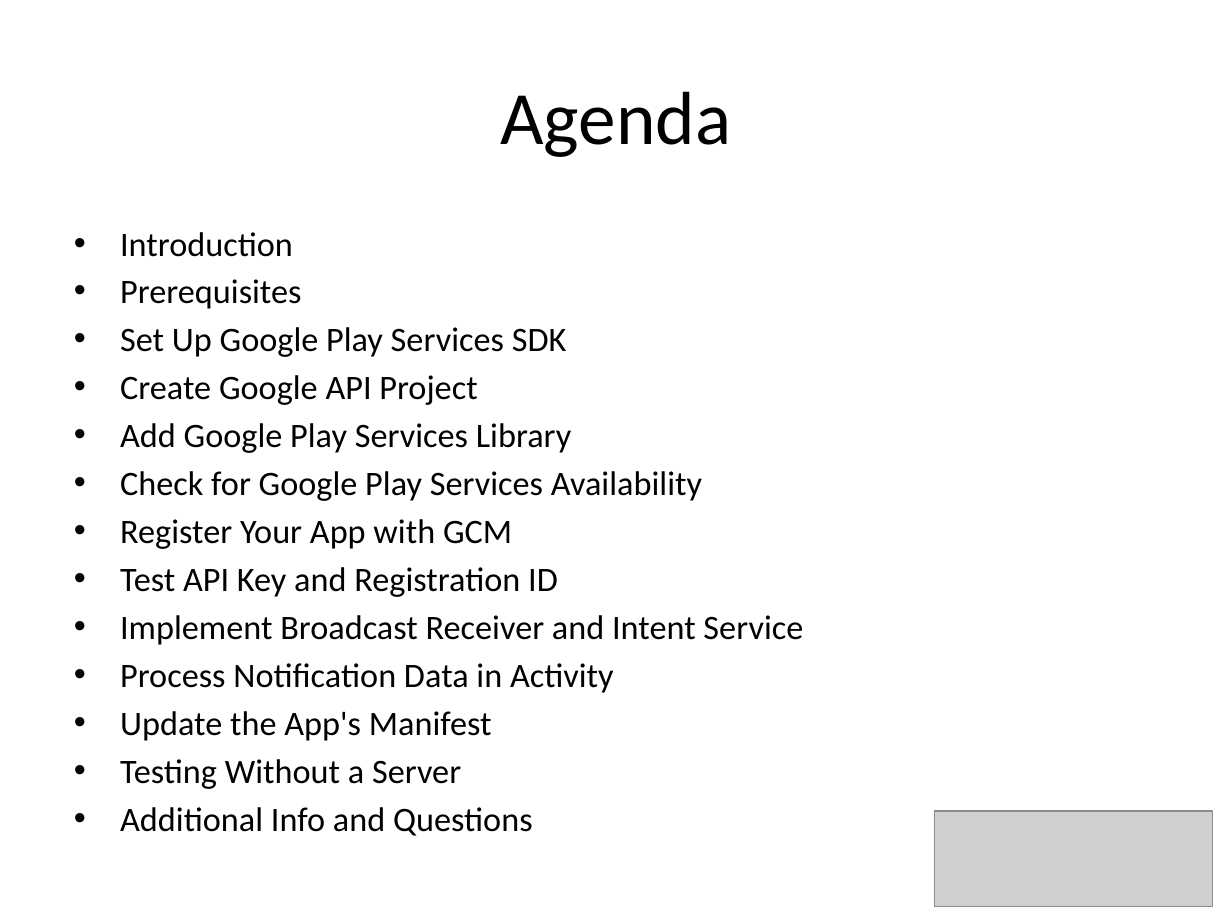
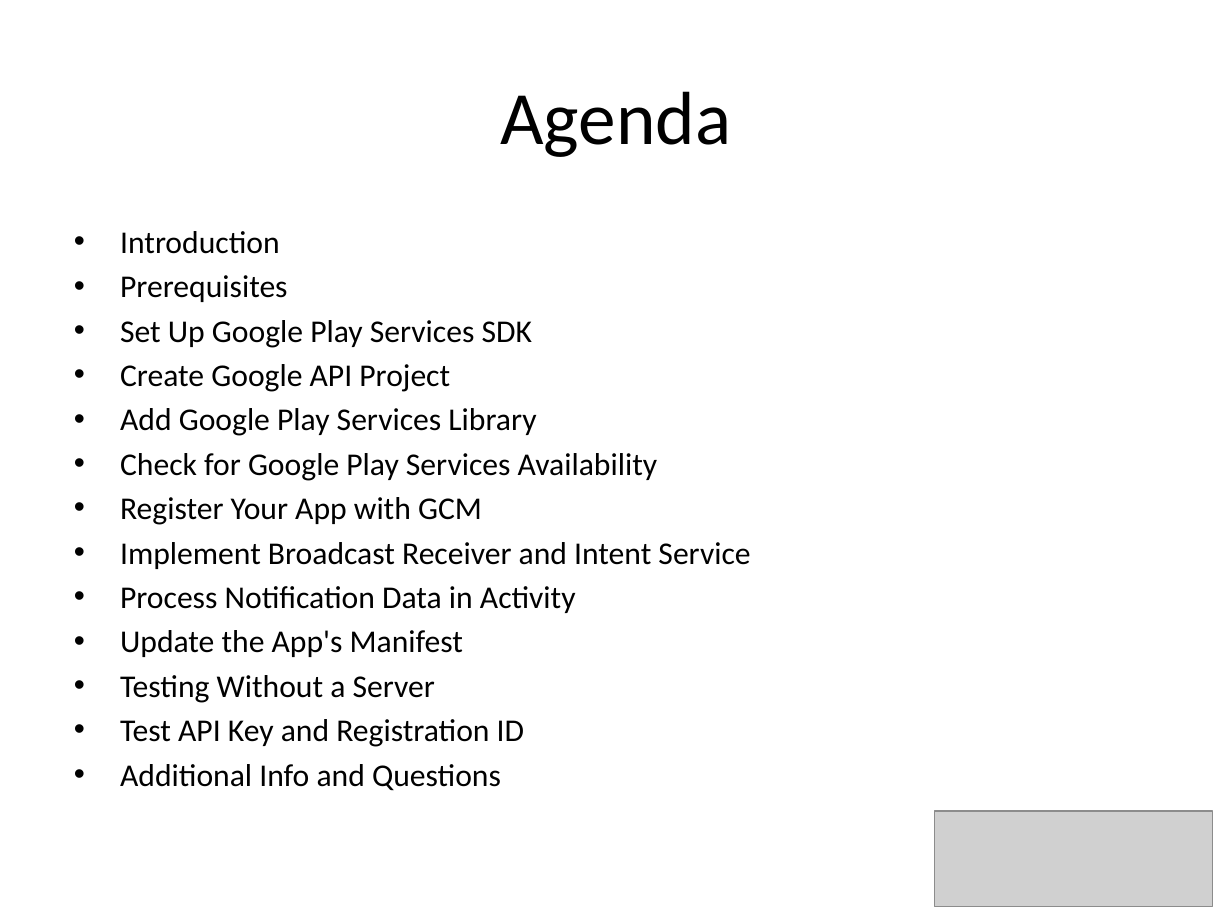
Before and after one commit to LeadingEDJE/MobilePushNotification, a slide deck: slide 2 of Implementing Push Notification in Android.pptx. Drawn at 1232x924 pixels with LibreOffice and Linux fonts; fonts in the diff are those of the drawing; grey boxes stand for pictures; background and template pictures are left out. Boxes give left, top, right and bottom in pixels: in the first picture for what was removed or moved away, otherwise in the second. Text is boxed around its words. In the diff, an @@ line names an element or a change of style, - is before the commit and + after.

Commit message:
Additional changes for Columbus Code Camp 2014

```diff
--- a/Implementing Push Notification in Android.pptx
+++ b/Implementing Push Notification in Android.pptx
@@ text at bbox=[120, 231, 750, 791]: size 20 to 18.5 pt @@
@@ text at bbox=[120, 567, 558, 597]: paragraph removed @@
-• Test API Key and Registration ID
@@ text at bbox=[120, 719, 524, 747]: paragraph added @@
+• Test API Key and Registration ID
```
Also in this commit, not shown: 10 other slides changed, 3 other files.
